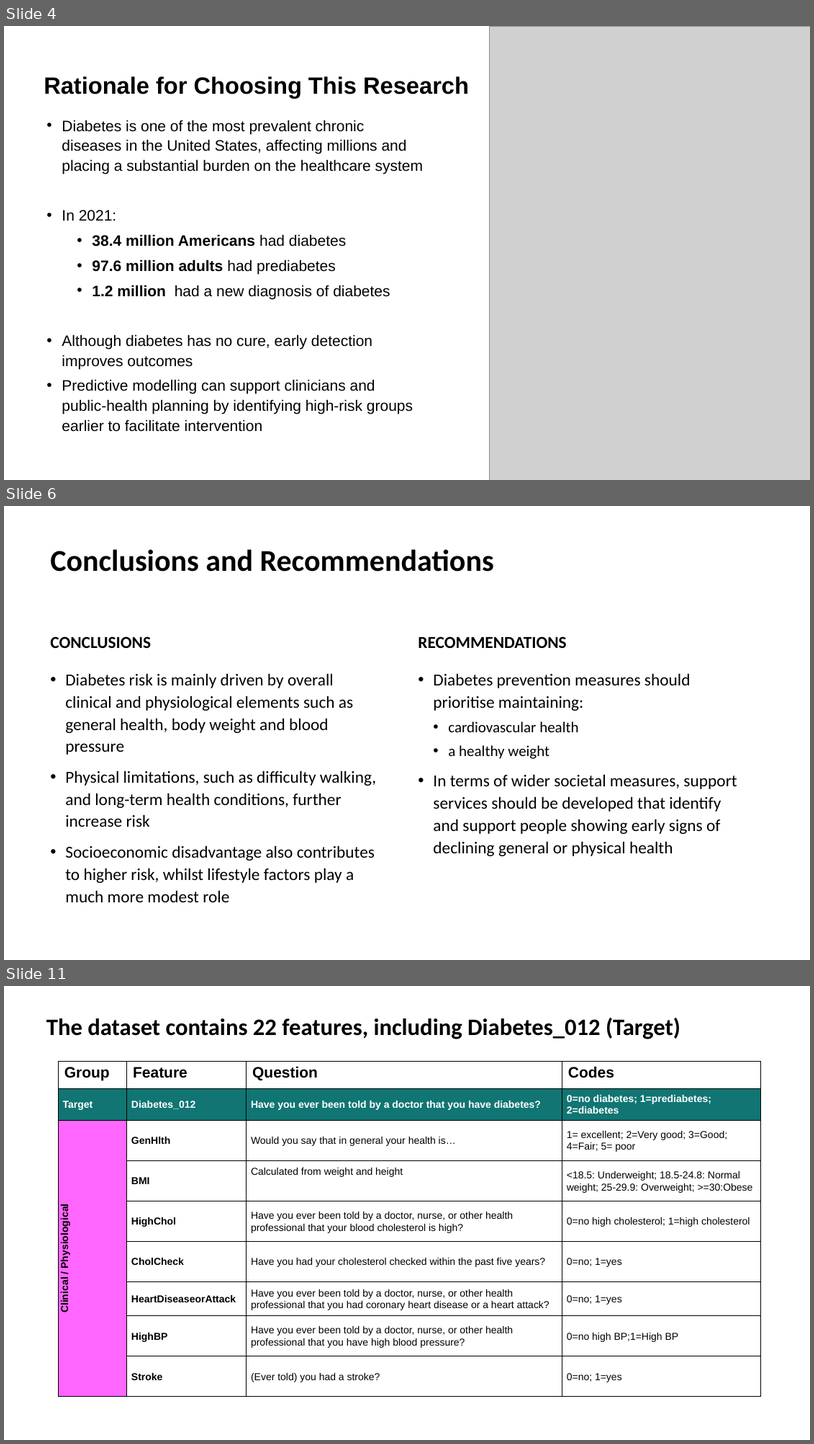
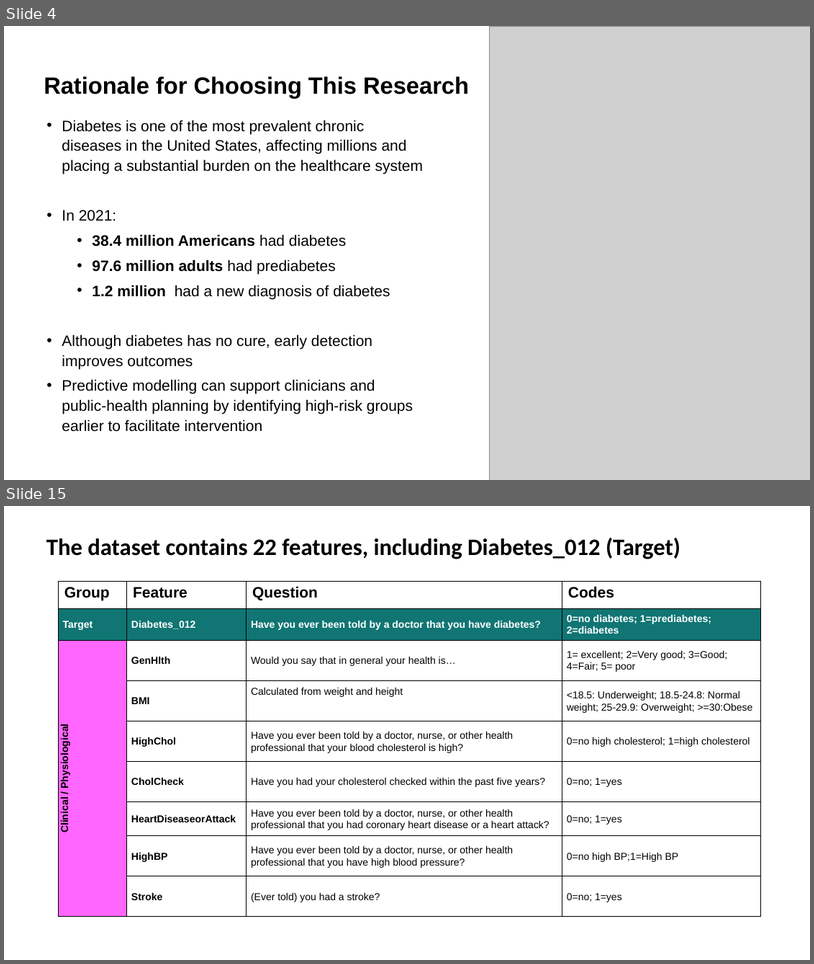
Before and after one commit to teresamcgarry/diabetes, a slide deck: presentation/diabetes_presentation.pptx. Shown one above the other, each under a label of ours: slides 4, 6 and 11 before the commit, slides 4 and 15 after it; the slides between them are not shown. The pictures are 814x1444 and 814x964 pixels, drawn with LibreOffice and Linux fonts; fonts in the diff are those of the drawing; grey boxes stand for pictures. Boxes give left, top, right and bottom in pixels: in the first picture for what was removed or moved away, otherwise in the second. Text is boxed around its words. In the diff, an @@ line names an element or a change of style, - is before the commit and + after.

Commit message:
Diabetes Presentation

```diff
--- a/presentation/diabetes_presentation.pptx
+++ b/presentation/diabetes_presentation.pptx
@@ slide 6 removed at (4, 506, 810, 960), background #FFFFFF @@
@@ title removed at (50, 549, 494, 572) @@
-Conclusions and Recommendations
@@ text removed at (50, 636, 151, 648) @@
-CONCLUSIONS
@@ text removed at (418, 636, 566, 648) @@
-RECOMMENDATIONS
@@ text removed at (65, 673, 376, 902) @@
-• Diabetes risk is mainly driven by overall clinical and physiological elements such as general health, body weight and blood pressure
-• Physical limitations, such as difficulty walking, and long-term health conditions, further increase risk
-• Socioeconomic disadvantage also contributes to higher risk, whilst lifestyle factors play a much more modest role
@@ text removed at (433, 673, 737, 856) @@
-• Diabetes prevention measures should prioritise maintaining:
-  • cardiovascular health
-  • a healthy weight
-• In terms of wider societal measures, support services should be developed that identify and support people showing early signs of declining general or physical health
@@ what was slide 11 is now slide 15 @@
```
Also in this commit, not shown: 6 slides changed, 6 slides added, 1 other slide removed.
